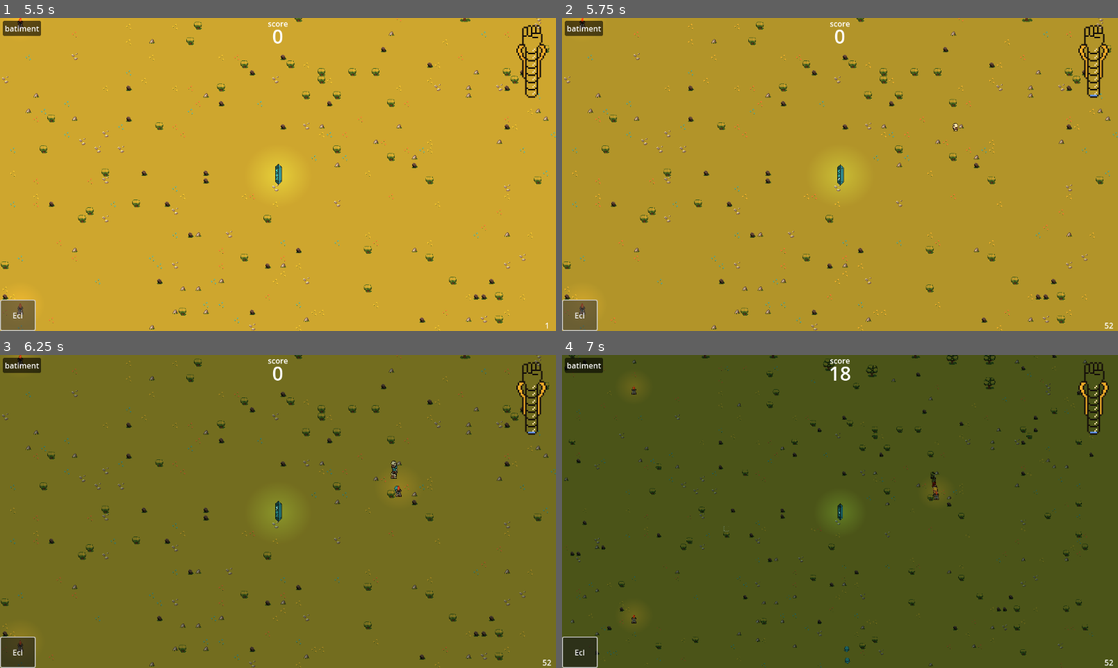
Above: before the commit, frames 1-4 (two rows, left to right).
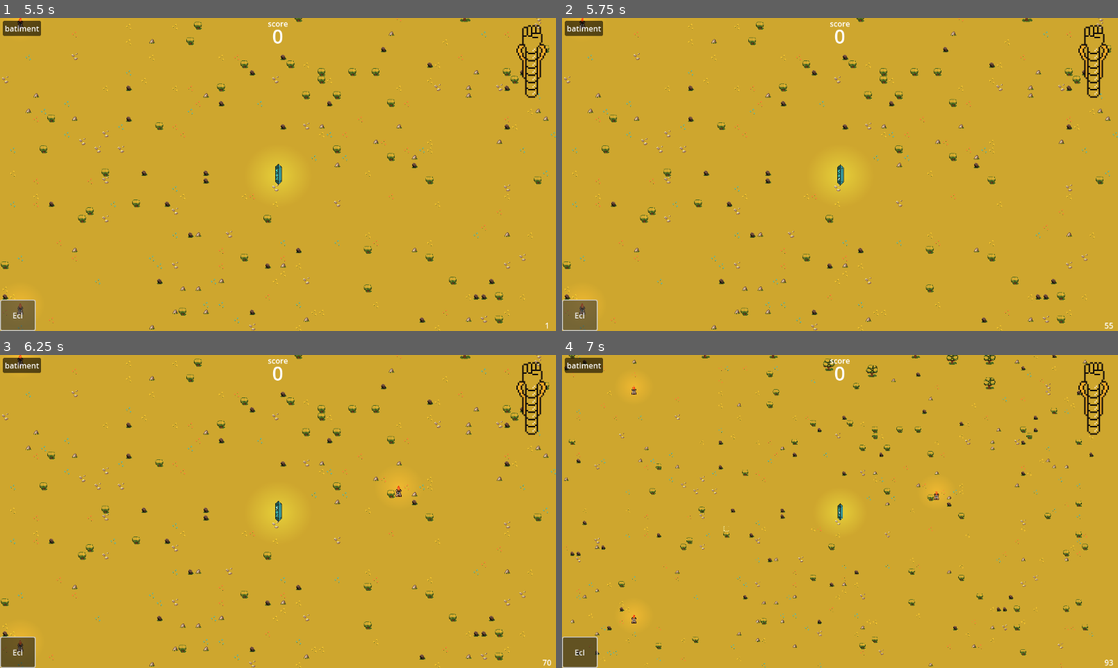
Above: after the commit, the same moments.

Repository: Nuxnuxx/gamejam-2024
Game: Godot game, scene res://Menu/main_menu.tscn
Two runs of this game, one before a commit and one after it. Both use one fixed random seed, a clock stepped at 60 frames per second and the inputs below.
Inputs (mouse positions are in pixels of both pictures, inside the frame that each line leads up to):
- Up to frame 1 (5.5 s): click "JOUER" at 0.5 s; click "batiment" at 1.25 s; click "Ecl" at 2 s; click "batiment" at 2.75 s; click "Ecl" at 3.5 s; click "batiment" at 4.25 s; click "Ecl" at 5 s
- Up to frame 2 (5.75 s): no input
- Up to frame 3 (6.25 s): move the mouse to (400, 495) at 5.77 s; press the mouse at (400, 495) at 5.78 s
- Up to frame 4 (7 s): move the mouse to (728, 527) at 6.52 s; release the mouse at (728, 527) at 6.53 s; tap Mouse wheel down (unzoom) at 6.6 s

Frame 1 is identical in both runs. In frame 2, 96% of the frame differs, in the area x 0-100%, y 0-100%; in frame 3, 99%; in frame 4, 99%.
Error after the commit: Invalid access to property or key 'sound' on a base object of type 'Dictionary'. (res://Map/Spawner.gd:29)

Commit message:
Pre create sound code

Diff:
--- a/Actors/Ennemy/Ennemy_Base/ennemy_base.gd
+++ b/Actors/Ennemy/Ennemy_Base/ennemy_base.gd
@@ -6,6 +6,7 @@
 @export var attacking_damages:float = 0
 @export var attacking_rate:float = 0
 @export var score_value: int = 0
+@export var sound: String = ""
 
 const game_manager = preload("res://game_manager/game_manager.gd")
 const wawe_manager = preload("res://game_manager/wawe_manager.gd")
@@ -14,12 +15,16 @@
 var attack_target = null
 var attack_cd = false
 
+var sound_node = null
+
 
 func self_damage(amount: float):
 	health -= amount
 	if health <= 0:
 		game_manager.game_score += score_value
 		queue_free()
+		if sound_node != null:
+			sound_node.get_node("Death").play()
 
 
 func get_focus_node()-> Node:
@@ -58,6 +63,8 @@
 
 	elif attacking && !attack_cd:
 		attack_cd = true
+		if sound_node != null:
+			sound_node.get_node("Death").play()
 		attack_target.self_damage(attacking_damages)
 		await get_tree().create_timer(attacking_rate).timeout
 
@@ -79,6 +86,7 @@
 
 func _ready():
 	add_to_group("ENNEMY", true)
+	sound_node = get_node(sound)
 
 func _on_area_2d_area_exited(area):
 		if area.is_in_group("BUILD"):
--- a/Map/Spawner.gd
+++ b/Map/Spawner.gd
@@ -26,6 +26,7 @@
 			instance.attacking_damages = codex_info.attacking_damages
 			instance.attacking_rate = codex_info.attacking_rate
 			instance.score_value = codex_info.score_value
+			instance.sound = codex_info.sound
 
 			# Dans ennemy shape le premier element doit etre le sprite et le deuxieme, la collideBox
 			instance.add_child(ennemy_shape.get_child(1).duplicate(),false,1)
